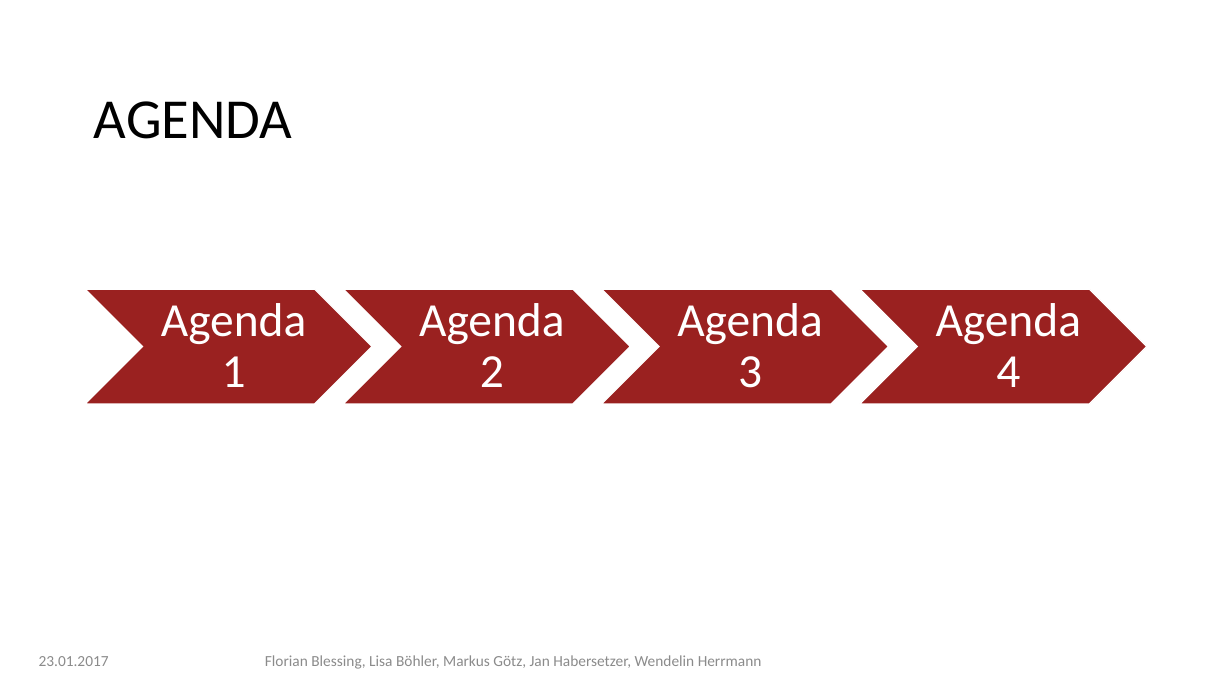
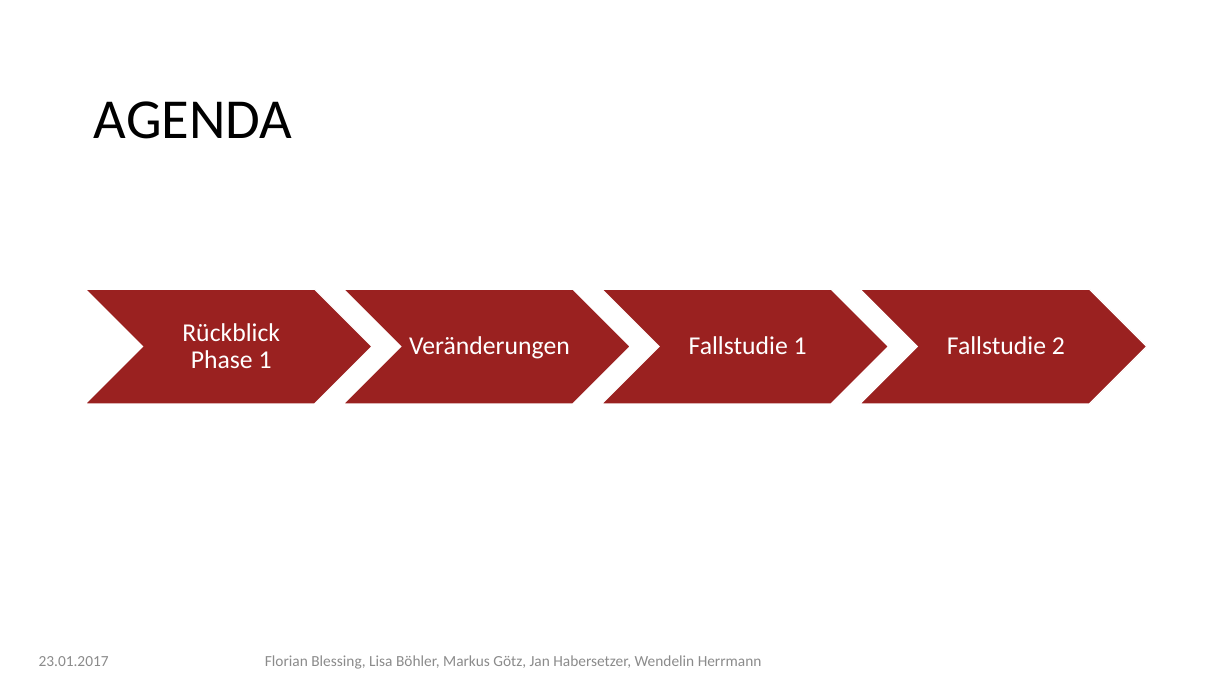
Before and after one commit to KoBoRa-GUI/GUI, a slide deck: slide 2 of Non-Code (Doku usw.)/Präsentationen/Abschlusspräsentation STEP 2.pptx. Drawn at 1232x693 pixels with LibreOffice and Linux fonts; fonts in the diff are those of the drawing; background and template pictures are left out. Boxes give left, top, right and bottom in pixels: in the first picture for what was removed or moved away, otherwise in the second. Text is boxed around its words. In the diff, an @@ line names an element or a change of style, - is before the commit and + after.

```diff
--- a/Non-Code (Doku usw.)/Präsentationen/Abschlusspräsentation STEP 2.pptx
+++ b/Non-Code (Doku usw.)/Präsentationen/Abschlusspräsentation STEP 2.pptx
@@ text at bbox=[182, 323, 280, 368]: text changed; size 37 to 20 pt @@
-Agenda 1
+Rückblick
+Phase 1
@@ text at bbox=[409, 336, 570, 359]: text changed; size 37 to 20 pt @@
-Agenda 2
+Veränderungen
@@ text at bbox=[689, 336, 807, 354]: text changed; size 37 to 20 pt @@
-Agenda 3
+Fallstudie 1
@@ text at bbox=[947, 336, 1065, 354]: text changed; size 37 to 20 pt @@
-Agenda 4
+Fallstudie 2
```
Also in this commit, not shown: 11 slides added, 2 other files.
